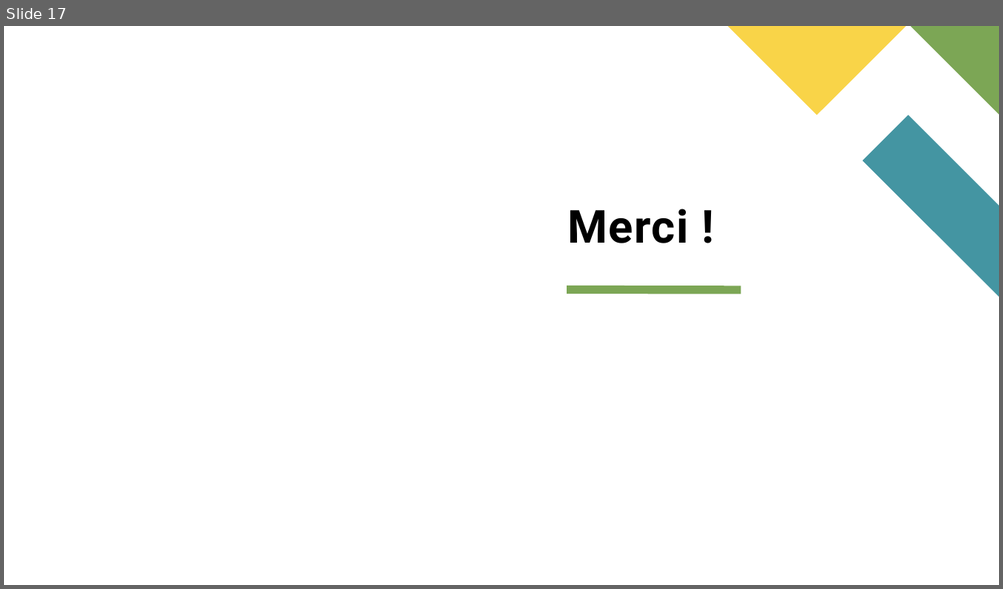
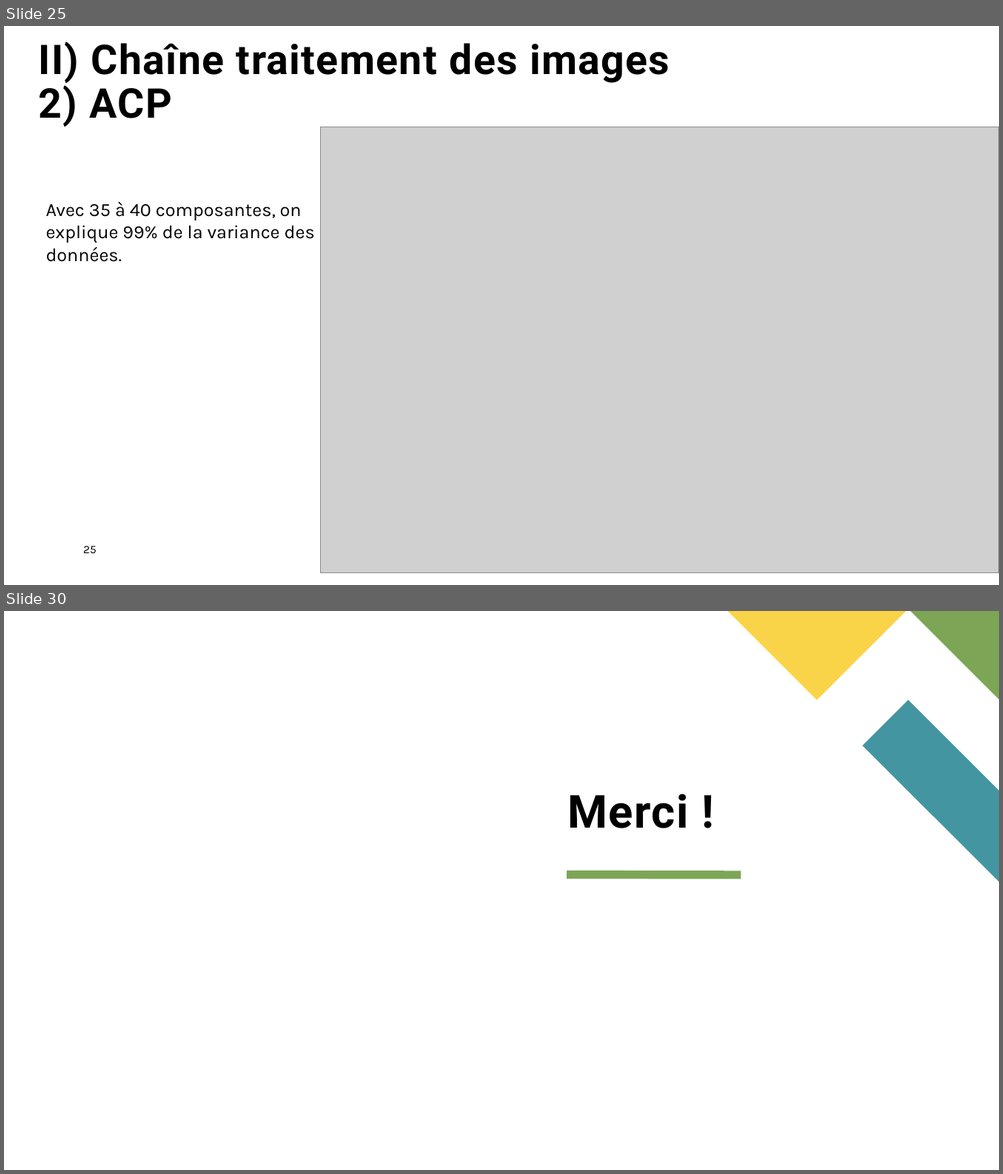
Before and after one commit to oumeima-elgharbi/P8_Data_Science_OpenClassrooms, a slide deck: P8_presentation.pptx. Shown one above the other, each under a label of ours: slide 17 before the commit, slides 25 and 30 after it; the slides between them are not shown. The pictures are 1003x589 and 1003x1174 pixels, drawn with LibreOffice and Linux fonts; fonts in the diff are those of the drawing; grey boxes stand for pictures. Boxes give left, top, right and bottom in pixels: in the first picture for what was removed or moved away, otherwise in the second. Text is boxed around its words. In the diff, an @@ line names an element or a change of style, - is before the commit and + after.

```diff
--- a/P8_presentation.pptx
+++ b/P8_presentation.pptx
@@ slide 25 added at (x1=4, y1=26, x2=999, y2=585), background #FFFFFF @@
@@ title added at (x1=39, y1=42, x2=669, y2=127), 39.6 pt, text #000000, bold @@
+II) Chaîne traitement des images
+2) ACP
@@ picture added at (x1=320, y1=127, x2=999, y2=574) @@
@@ text added at (x1=46, y1=201, x2=315, y2=262), 18 pt, text #000000 @@
+Avec 35 à 40 composantes, on explique 99% de la variance des données.
@@ page number added at (x1=83, y1=546, x2=96, y2=554), 11 pt, text #000000 @@
+25
@@ what was slide 17 is now slide 30 @@
```
Also in this commit, not shown: 3 slides changed, 25 other slides added, 13 slides removed, 1 other file.
